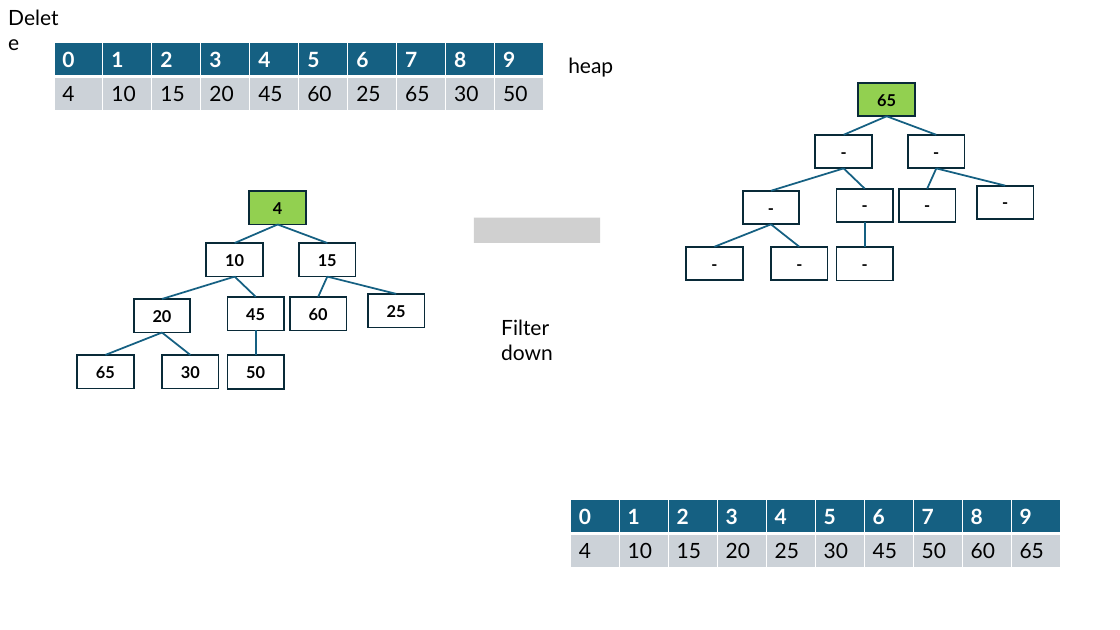
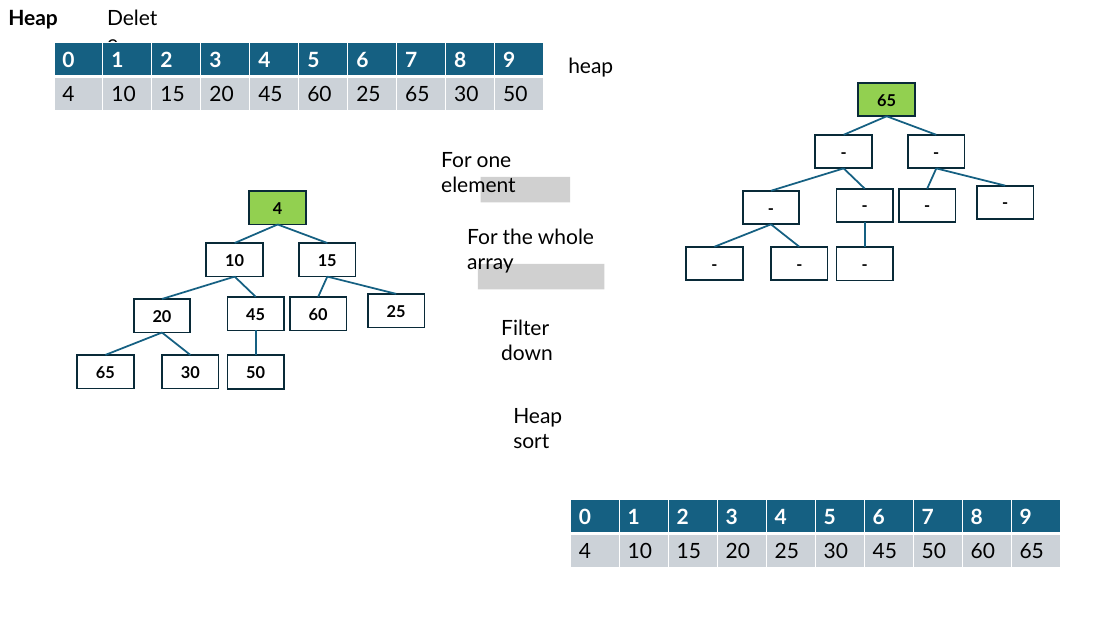
Before and after one commit to mo-mosverkstad/my_data_structure, a slide deck: slide 29 of ppt/dataStructure.pptx (slide 24 before the commit). Drawn at 1120x630 pixels with LibreOffice and Linux fonts; fonts in the diff are those of the drawing; grey boxes stand for pictures. Boxes give left, top, right and bottom in pixels: in the first picture for what was removed or moved away, otherwise in the second. Text is boxed around its words. In the diff, an @@ line names an element or a change of style, - is before the commit and + after.

```diff
--- a/ppt/dataStructure.pptx
+++ b/ppt/dataStructure.pptx
@@ text added at (8,9,58,29), 18 pt, text #000000, bold @@
+Heap
@@ text "Delete": place and size @@
-text "Delete" at (0,0,77,34)
+text "Delete" at (99,0,176,34)
@@ text added at (441,152,516,197), 18 pt, text #000000 @@
+For one element
@@ picture added at (481,177,570,202) @@
@@ text added at (467,228,594,273), 18 pt, text #000000 @@
+For the whole array
@@ picture removed at (474,218,601,243) @@
@@ picture added at (478,264,605,289) @@
@@ text added at (513,408,562,448), 18 pt, text #000000 @@
+Heap sort
```
Also in this commit, not shown: 6 other slides changed, 11 slides added.
